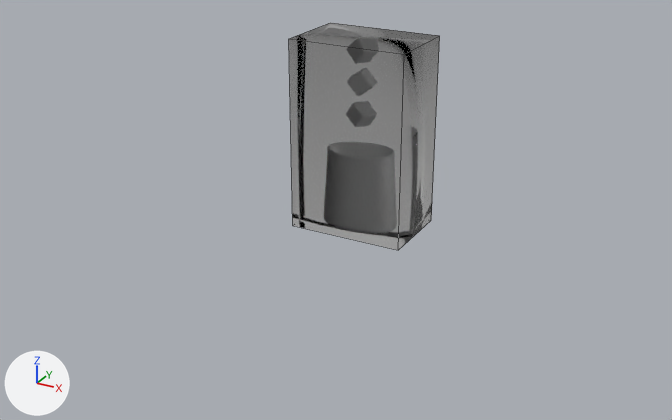
What one commit did to the Blender file Dias/Madiyar object/NewObject2.blend.
Before and after are seen from a camera (50 mm lens) standing at (33.9, -66.4, 33.5) and looking at (-0.8, -3.4, 2.0). Every picture has the same lights, and +X, +Y and +Z are marked at lower left. Mesh edges are drawn as thin lines.

Script lines for the objects in view, before the commit:
```python
mat_liquid_domain_material = bpy.data.materials.new('Liquid Domain Material')
mat_liquid_domain_material.use_nodes = True; mat_liquid_domain_material.node_tree.nodes.clear()
_N = mat_liquid_domain_material.node_tree.nodes; _L = mat_liquid_domain_material.node_tree.links
n0 = _N.new('ShaderNodeOutputMaterial'); n0.name = 'Material Output'
n1 = _N.new('ShaderNodeBsdfGlass'); n1.name = 'Glass BSDF'
n1.inputs[2].default_value = 1.33  # 'IOR'
_L.new(n1.outputs[0], n0.inputs[0])  # 'BSDF' to 'Surface'
me_cube = bpy.data.meshes.new('Cube')
me_cube.from_pydata(...)  # a box spanning x -1.0..1.0, y -1.0..1.0, z -0.33..1.67
me_cube.polygons.foreach_set('use_smooth', [True] * 6)
me_cube.materials.append(mat_liquid_domain_material)
ob_liquid_domain = bpy.data.objects.new('Liquid Domain', me_cube)
ob_liquid_domain.location = (0.0, 0.0, 2.33)
ob_liquid_domain.scale = (5.08, 3.43, 8.22)
```
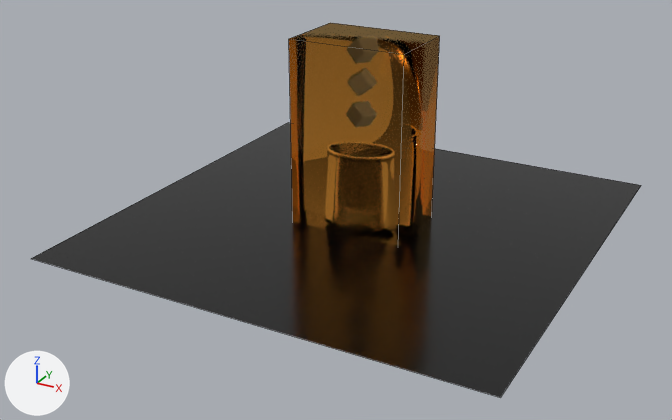
Where the change shows, as pixel boxes [x1, y1, x2, y2] in the pictures (672 x 420 px):
'Plane', added (black): after [31, 123, 641, 398]
'Liquid Domain', recoloured: [289, 23, 440, 250] in both

The change, as a diff of the scene's bpy script:
```diff
--- a/Dias/Madiyar object/NewObject2.blend.py
+++ b/Dias/Madiyar object/NewObject2.blend.py
@@ mat_liquid_domain_material @@
 n1 = _N.new('ShaderNodeBsdfGlass'); n1.name = 'Glass BSDF'
 n1.inputs[2].default_value = 1.33  # 'IOR'
+n1.inputs[0].default_value = (1.0, 0.643, 0.25, 1.0)  # 'Color', beige #ffd289
 _L.new(n1.outputs[0], n0.inputs[0])  # 'BSDF' to 'Surface'
@@ mat_material @@
+mat_material = principled_material('Material')
+mat_material.base_color = (0.00109, 0.00109, 0.00109)  # black #040404
+mat_material.roughness = 0.165
@@ me_plane @@
+me_plane.from_pydata([(-15.2, -15.2, 0.0), (15.2, -15.2, 0.0), (-15.2, 15.2, 0.0), (15.2, 15.2, 0.0)], [], [(0, 1, 3, 2)])
+me_plane.materials.append(mat_material)  # black #040404
@@ ob_plane @@
+ob_plane = bpy.data.objects.new('Plane', me_plane)
+ob_plane.location = (0.0, 0.0, 0.0)
+ob_plane.scale = (1.3, 1.3, 1.3)
```
